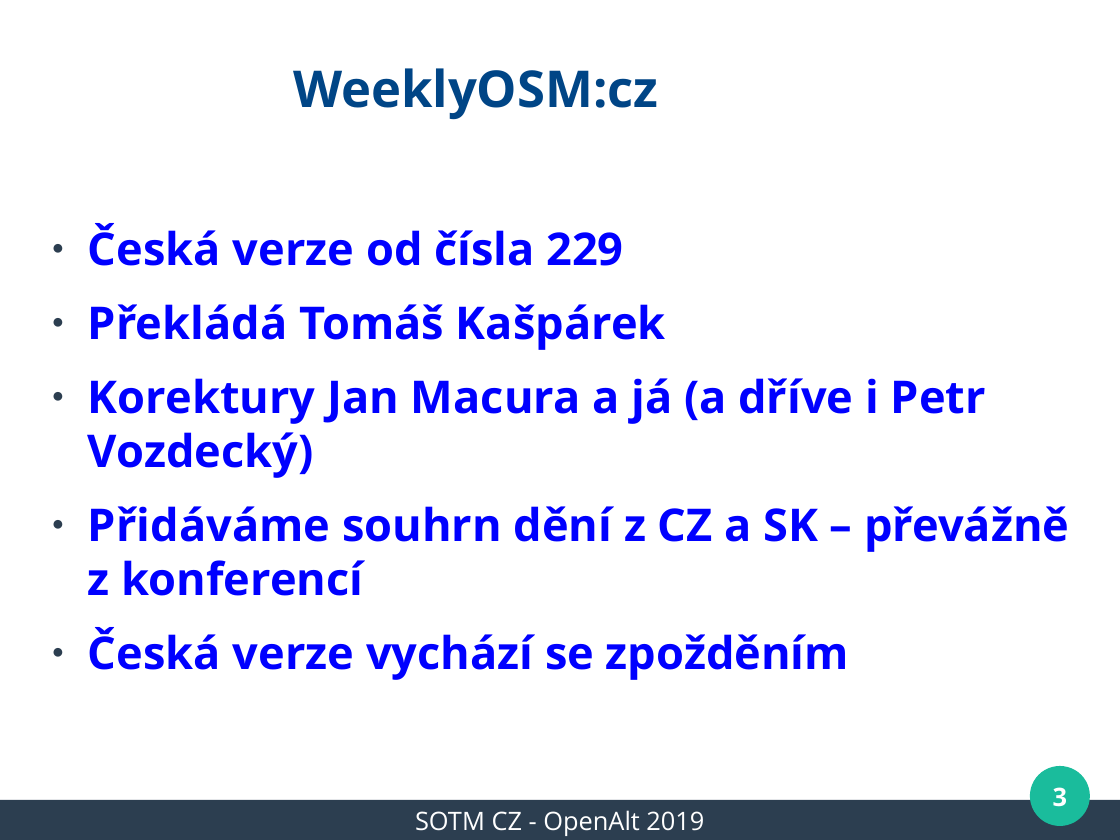
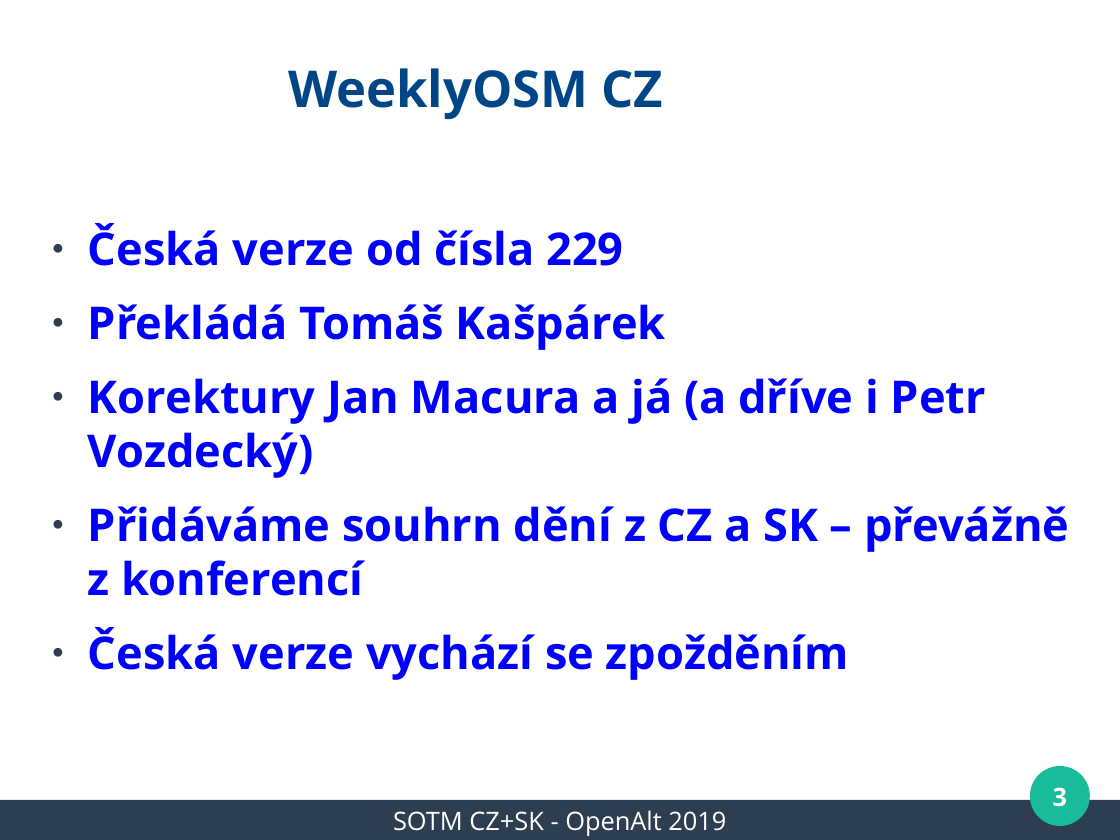
Before and after one commit to mkyral/osm, a slide deck: slide 3 of prezentace/OpenAlt2019/mkyral_WeeklyOSM_2019.odp. Drawn at 1120x840 pixels with LibreOffice and Linux fonts; fonts in the diff are those of the drawing; background and template pictures are left out. Boxes give left, top, right and bottom in pixels: in the first picture for what was removed or moved away, otherwise in the second. Text is boxed around its words. In the diff, an @@ line names an element or a change of style, - is before the commit and + after.

Commit message:
OpenAlt2019 presentation - final version

```diff
--- a/prezentace/OpenAlt2019/mkyral_WeeklyOSM_2019.odp
+++ b/prezentace/OpenAlt2019/mkyral_WeeklyOSM_2019.odp
@@ title at (x1=288, y1=68, x2=663, y2=120): text changed @@
-WeeklyOSM:cz
+WeeklyOSM CZ
@@ text at (x1=393, y1=810, x2=726, y2=836): text changed @@
-SOTM CZ - OpenAlt 2019
+SOTM CZ+SK - OpenAlt 2019
```
Also in this commit, not shown: 22 other slides changed, 2 slides added.
